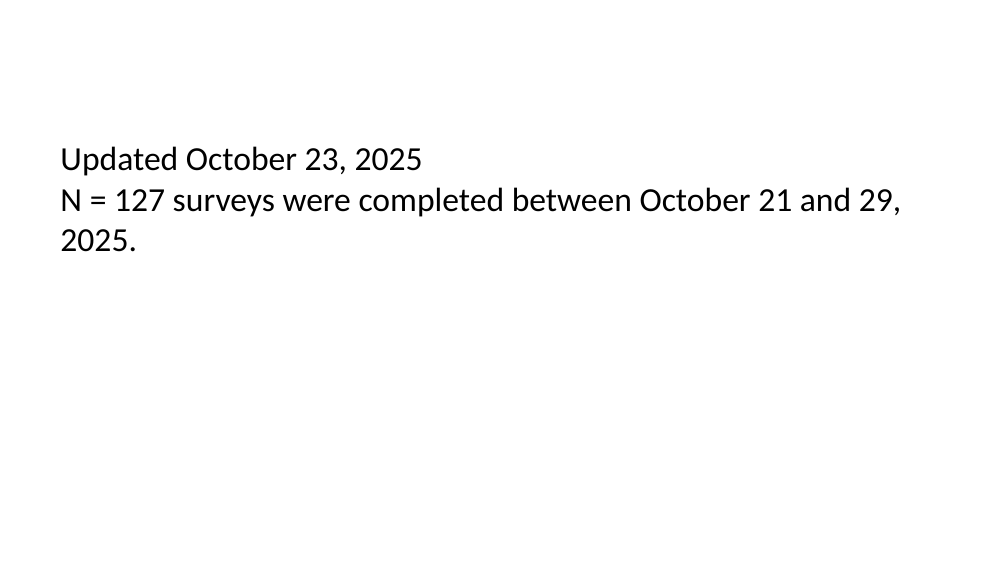
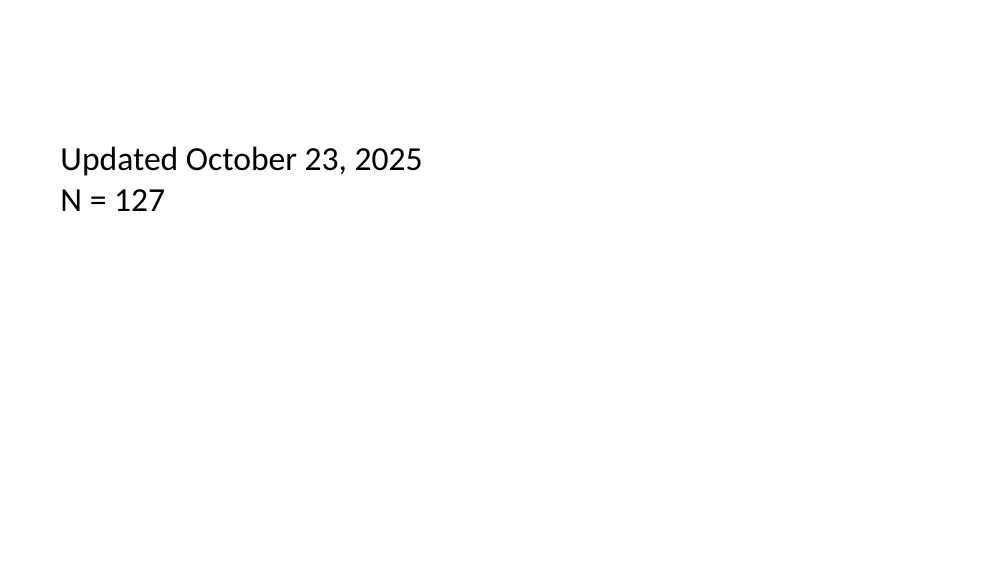
Before and after one commit to bkinasevych/mb-arts-council, a slide deck: slide 1 of docs/index.pptx. Drawn at 1008x567 pixels with LibreOffice and Linux fonts; fonts in the diff are those of the drawing. Boxes give left, top, right and bottom in pixels: in the first picture for what was removed or moved away, otherwise in the second. Text is boxed around its words. In the diff, an @@ line names an element or a change of style, - is before the commit and + after.

```diff
--- a/docs/index.pptx
+++ b/docs/index.pptx
@@ text at [60,146,423,211]: text changed @@
-Updated October 23, 2025
-N = 127 surveys were completed between October 21 and 29, 2025.
+Updated October 23, 2025
+N = 127
```
Also in this commit, not shown: 2 slides added, 6 other files.
